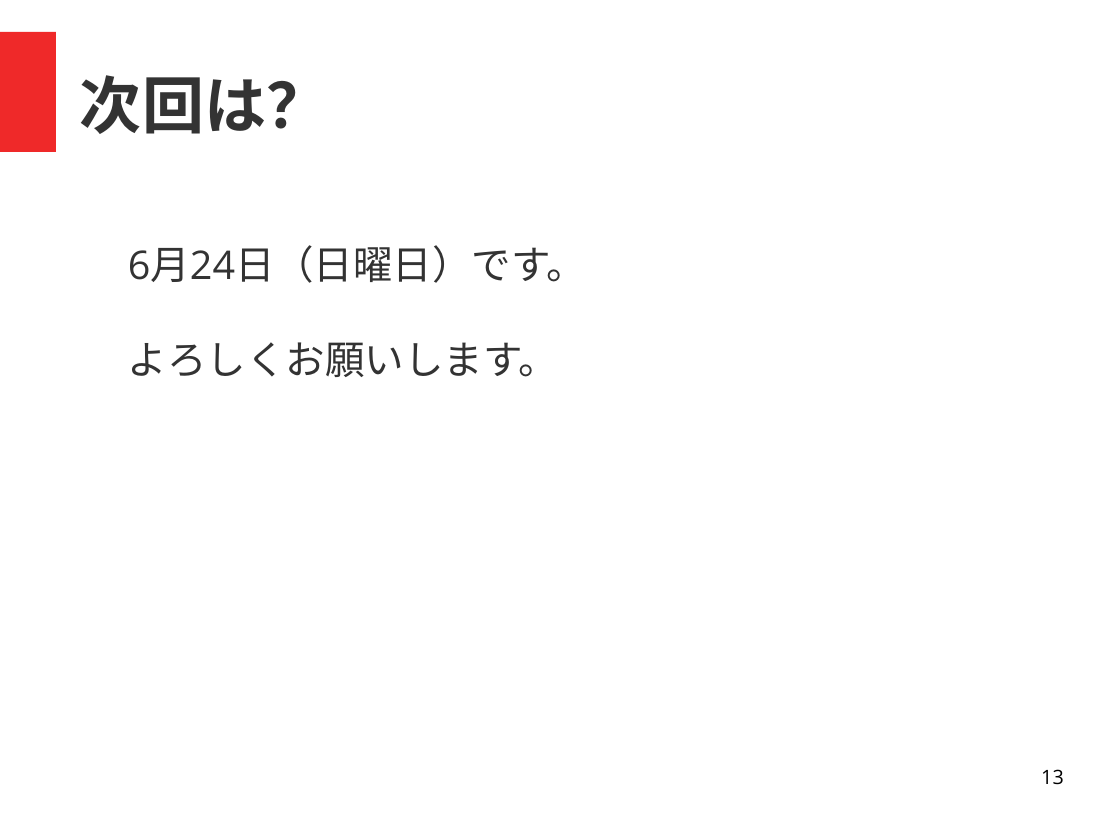
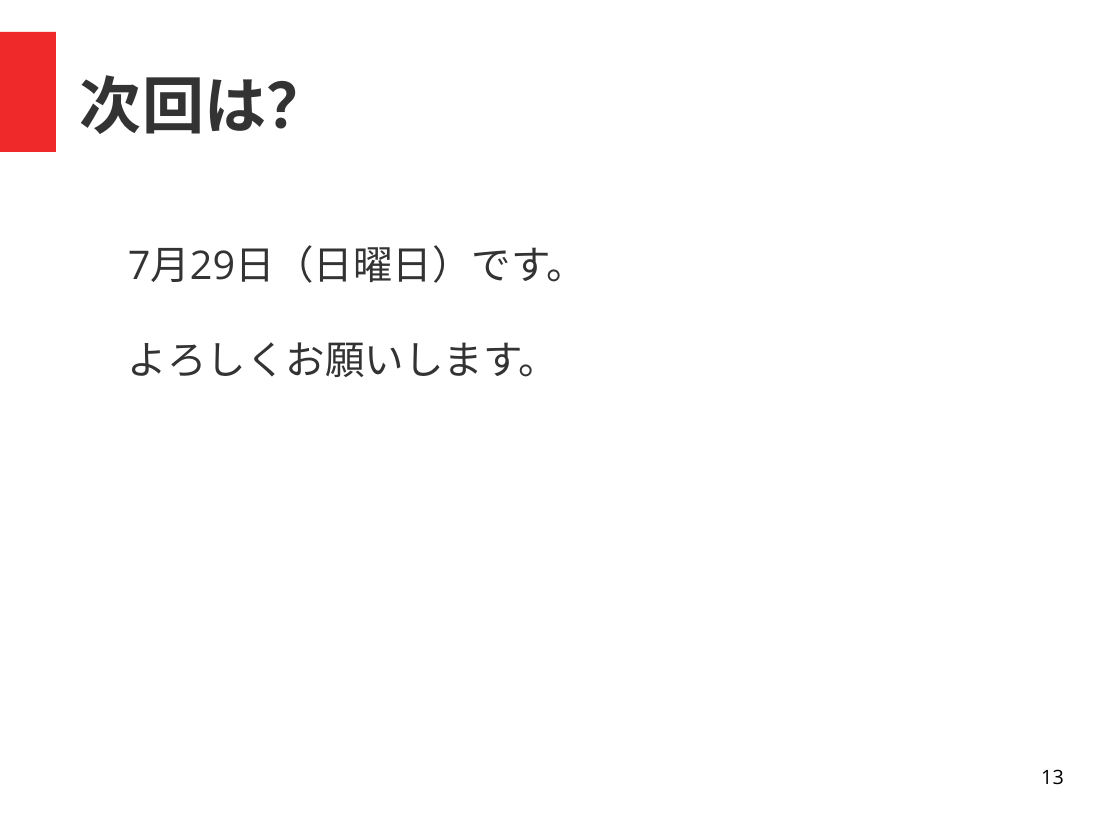
Before and after one commit to coderdojo-nada/resource, a slide deck: slide 13 of guide/coderdojo-nada紹介.odp. Drawn at 1120x840 pixels with LibreOffice and Linux fonts; fonts in the diff are those of the drawing. Boxes give left, top, right and bottom in pixels: in the first picture for what was removed or moved away, otherwise in the second. Text is boxed around its words. In the diff, an @@ line names an element or a change of style, - is before the commit and + after.

```diff
--- a/guide/coderdojo-nada紹介.odp
+++ b/guide/coderdojo-nada紹介.odp
@@ text at <box>128,245,586,377</box>: text changed @@
-6月24日（日曜日）です。
-よろしくお願いします。
+7月29日（日曜日）です。
+よろしくお願いします。
```
Also in this commit, not shown: 2 other slides changed, 1 slide added, 1 other file.
